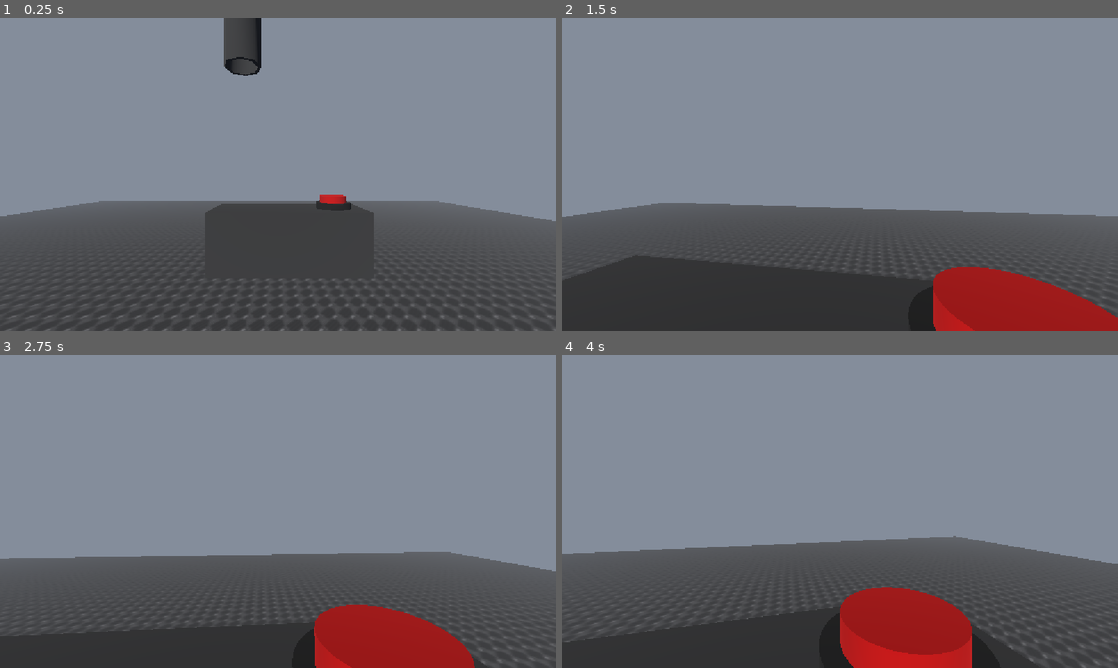
Above: before the commit, frames 1-4 (two rows, left to right).
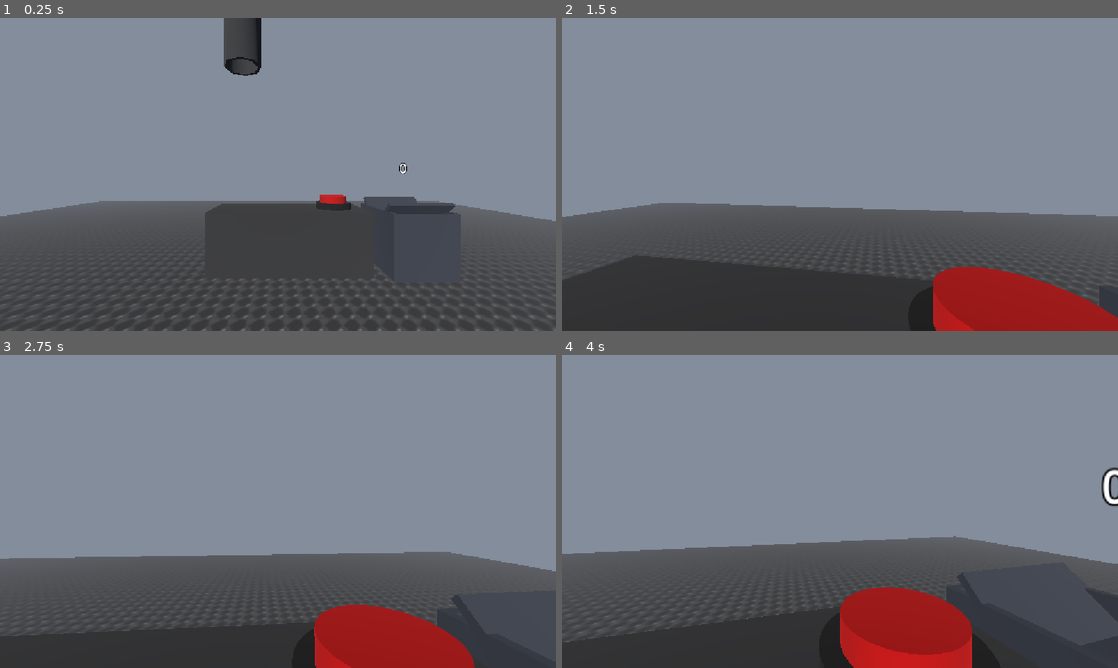
Above: after the commit, the same moments.

Repository: AvSBF/nerdy-papers
Game: Godot game, scene res://Scenes/World.tscn
Two runs of this game, one before a commit and one after it. Both use one fixed random seed, a clock stepped at 60 frames per second and the inputs below.
Inputs (mouse positions are in pixels of both pictures, inside the frame that each line leads up to):
- Up to frame 1 (0.25 s): no input
- Up to frame 2 (1.5 s): tap Enter at 0.5 s; move the mouse to (867, 174) at 0.52 s; hold E (interact) 0.53-1.28 s; hold W (key_forward) from 0.53 s (still down); move the mouse to (812, 174) at 1.27 s; tap Shift (sprint) at 1.35 s
- Up to frame 3 (2.75 s): keep holding W (key_forward); tap Space at 2 s; move the mouse to (289, 505) at 2.02 s; hold G (throw) from 2.03 s (still down)
- Up to frame 4 (4 s): keep holding W (key_forward); tap Enter at 2.75 s; move the mouse to (834, 517) at 2.77 s; release G (throw) at 2.78 s; tap E (interact) at 2.85 s; tap Space at 3.5 s; move the mouse to (878, 514) at 3.52 s; hold Shift (sprint) from 3.53 s (still down)

The runs differ from the first frame. In frame 1, 1.1% of the frame differs, in the area x 64-83%, y 46-84%; in frame 2, less than 0.1%; in frame 3, 0.6%; in frame 4, 1.2%, in the area x 69-100%, y 36-100%.

Commit message:
feat: add paper storage bin with count tracking and paper group

Diff:
--- /dev/null
+++ b/Prefabs/paper_storage.tscn
@@ -0,0 +1,118 @@
+[gd_scene format=3 uid="uid://bq7w2m5n8k3xa"]
+
+[ext_resource type="Script" uid="uid://dn3k8v2q6m4wp" path="res://Scripts/Paper Storage/paper_storage.gd" id="1_storage"]
+
+[sub_resource type="StandardMaterial3D" id="StandardMaterial3D_bin"]
+albedo_color = Color(0.25, 0.27, 0.31, 1)
+
+[sub_resource type="BoxMesh" id="BoxMesh_floor"]
+size = Vector3(1, 0.1, 1.2)
+
+[sub_resource type="BoxShape3D" id="BoxShape3D_floor"]
+size = Vector3(1, 0.1, 1.2)
+
+[sub_resource type="BoxMesh" id="BoxMesh_wall_x"]
+size = Vector3(0.06, 1, 1.2)
+
+[sub_resource type="BoxShape3D" id="BoxShape3D_wall_x"]
+size = Vector3(0.06, 1, 1.2)
+
+[sub_resource type="BoxMesh" id="BoxMesh_wall_z"]
+size = Vector3(1, 1, 0.06)
+
+[sub_resource type="BoxShape3D" id="BoxShape3D_wall_z"]
+size = Vector3(1, 1, 0.06)
+
+[sub_resource type="BoxMesh" id="BoxMesh_lid"]
+size = Vector3(1, 0.06, 0.5)
+
+[sub_resource type="BoxShape3D" id="BoxShape3D_lid"]
+size = Vector3(1, 0.06, 0.5)
+
+[sub_resource type="BoxShape3D" id="BoxShape3D_detect"]
+size = Vector3(0.8, 0.6, 1)
+
+[node name="Paper Storage" type="Node3D" unique_id=1837465201]
+script = ExtResource("1_storage")
+
+[node name="Bin" type="StaticBody3D" parent="." unique_id=1049283715]
+collision_layer = 1
+collision_mask = 0
+
+[node name="Floor" type="MeshInstance3D" parent="Bin" unique_id=1657483920]
+transform = Transform3D(1, 0, 0, 0, 1, 0, 0, 0, 1, 0, 0.05, 0)
+material_override = SubResource("StandardMaterial3D_bin")
+mesh = SubResource("BoxMesh_floor")
+
+[node name="FloorShape" type="CollisionShape3D" parent="Bin" unique_id=1329485760]
+transform = Transform3D(1, 0, 0, 0, 1, 0, 0, 0, 1, 0, 0.05, 0)
+shape = SubResource("BoxShape3D_floor")
+
+[node name="WallLeft" type="MeshInstance3D" parent="Bin" unique_id=1203948576]
+transform = Transform3D(1, 0, 0, 0, 1, 0, 0, 0, 1, -0.47, 0.5, 0)
+material_override = SubResource("StandardMaterial3D_bin")
+mesh = SubResource("BoxMesh_wall_x")
+
+[node name="WallLeftShape" type="CollisionShape3D" parent="Bin" unique_id=1473829105]
+transform = Transform3D(1, 0, 0, 0, 1, 0, 0, 0, 1, -0.47, 0.5, 0)
+shape = SubResource("BoxShape3D_wall_x")
+
+[node name="WallRight" type="MeshInstance3D" parent="Bin" unique_id=1920384756]
+transform = Transform3D(1, 0, 0, 0, 1, 0, 0, 0, 1, 0.47, 0.5, 0)
+material_override = SubResource("StandardMaterial3D_bin")
+mesh = SubResource("BoxMesh_wall_x")
+
+[node name="WallRightShape" type="CollisionShape3D" parent="Bin" unique_id=1102938475]
+transform = Transform3D(1, 0, 0, 0, 1, 0, 0, 0, 1, 0.47, 0.5, 0)
+shape = SubResource("BoxShape3D_wall_x")
+
+[node name="WallBack" type="MeshInstance3D" parent="Bin" unique_id=1382910476]
+transform = Transform3D(1, 0, 0, 0, 1, 0, 0, 0, 1, 0, 0.5, -0.57)
+material_override = SubResource("StandardMaterial3D_bin")
+mesh = SubResource("BoxMesh_wall_z")
+
+[node name="WallBackShape" type="CollisionShape3D" parent="Bin" unique_id=1783946502]
+transform = Transform3D(1, 0, 0, 0, 1, 0, 0, 0, 1, 0, 0.5, -0.57)
+shape = SubResource("BoxShape3D_wall_z")
+
+[node name="WallFront" type="MeshInstance3D" parent="Bin" unique_id=1928374650]
+transform = Transform3D(1, 0, 0, 0, 1, 0, 0, 0, 1, 0, 0.5, 0.57)
+material_override = SubResource("StandardMaterial3D_bin")
+mesh = SubResource("BoxMesh_wall_z")
+
+[node name="WallFrontShape" type="CollisionShape3D" parent="Bin" unique_id=1583927461]
+transform = Transform3D(1, 0, 0, 0, 1, 0, 0, 0, 1, 0, 0.5, 0.57)
+shape = SubResource("BoxShape3D_wall_z")
+
+[node name="LidBack" type="MeshInstance3D" parent="Bin" unique_id=1746352819]
+transform = Transform3D(1, 0, 0, 0, 0.7071068, -0.7071068, 0, 0.7071068, 0.7071068, 0, 0.95, -0.3)
+material_override = SubResource("StandardMaterial3D_bin")
+mesh = SubResource("BoxMesh_lid")
+
+[node name="LidBackShape" type="CollisionShape3D" parent="Bin" unique_id=1920384760]
+transform = Transform3D(1, 0, 0, 0, 0.7071068, -0.7071068, 0, 0.7071068, 0.7071068, 0, 0.95, -0.3)
+shape = SubResource("BoxShape3D_lid")
+
+[node name="LidFront" type="MeshInstance3D" parent="Bin" unique_id=1920384761]
+transform = Transform3D(1, 0, 0, 0, 0.7071068, 0.7071068, 0, -0.7071068, 0.7071068, 0, 0.95, 0.3)
+material_override = SubResource("StandardMaterial3D_bin")
+mesh = SubResource("BoxMesh_lid")
+
+[node name="LidFrontShape" type="CollisionShape3D" parent="Bin" unique_id=1920384762]
+transform = Transform3D(1, 0, 0, 0, 0.7071068, 0.7071068, 0, -0.7071068, 0.7071068, 0, 0.95, 0.3)
+shape = SubResource("BoxShape3D_lid")
+
+[node name="DetectArea" type="Area3D" parent="." unique_id=1783946503]
+collision_layer = 0
+collision_mask = 4
+
+[node name="CollisionShape3D" type="CollisionShape3D" parent="DetectArea" unique_id=1783946504]
+transform = Transform3D(1, 0, 0, 0, 1, 0, 0, 0, 1, 0, 0.5, 0)
+shape = SubResource("BoxShape3D_detect")
+
+[node name="CountLabel" type="Label3D" parent="." unique_id=1583927462]
+transform = Transform3D(1, 0, 0, 0, 1, 0, 0, 0, 1, 0, 1.7, 0)
+billboard = 1
+text = "0"
+font_size = 48
+outline_size = 8
--- a/Scenes/World.tscn
+++ b/Scenes/World.tscn
@@ -3,6 +3,7 @@
 [ext_resource type="PackedScene" uid="uid://dqijtnyy6b2n8" path="res://Prefabs/Floor.tscn" id="1_5cjrv"]
 [ext_resource type="PackedScene" uid="uid://csoerfwd402g3" path="res://Prefabs/Player.tscn" id="2_j0p05"]
 [ext_resource type="PackedScene" uid="uid://cxasut8klwf3u" path="res://Prefabs/paper_creating_table.tscn" id="3_5nsto"]
+[ext_resource type="PackedScene" uid="uid://bq7w2m5n8k3xa" path="res://Prefabs/paper_storage.tscn" id="4_storage"]
 
 [sub_resource type="Environment" id="Environment_mmoe8"]
 background_mode = 1
@@ -38,3 +39,6 @@
 
 [node name="Paper Creating Table" parent="." unique_id=1739078887 instance=ExtResource("3_5nsto")]
 transform = Transform3D(1, 0, 0, 0, 1, 0, 0, 0, 1, 0.7072947, 0.025000095, -1.580008)
+
+[node name="Paper Storage" parent="." unique_id=1837465201 instance=ExtResource("4_storage")]
+transform = Transform3D(1, 0, 0, 0, 1, 0, 0, 0, 1, 2.754945, 0.025000095, -1.580008)
--- a/Scripts/Paper Creating Table/paper_creator.gd
+++ b/Scripts/Paper Creating Table/paper_creator.gd
@@ -8,6 +8,7 @@
 
 func spawn_paper() -> void:
 	var paper := paper_scene.instantiate()
+	paper.add_to_group("paper")
 	add_child(paper)
 	paper.position = _get_random_position()
 
--- /dev/null
+++ b/Scripts/Paper Storage/paper_storage.gd
@@ -0,0 +1,20 @@
+extends Node3D
+
+@onready var detect_area : Area3D = $DetectArea
+@onready var count_label : Label3D = $CountLabel
+
+var count : int = 0
+
+func _ready() -> void:
+	detect_area.body_entered.connect(_on_body_entered)
+	_update_label()
+
+func _on_body_entered(body: Node3D) -> void:
+	if not body.is_in_group("paper"):
+		return
+	count += 1
+	body.queue_free()
+	_update_label()
+
+func _update_label() -> void:
+	count_label.text = str(count)
Not shown, added: Scripts/Paper Storage/paper_storage.gd.uid
